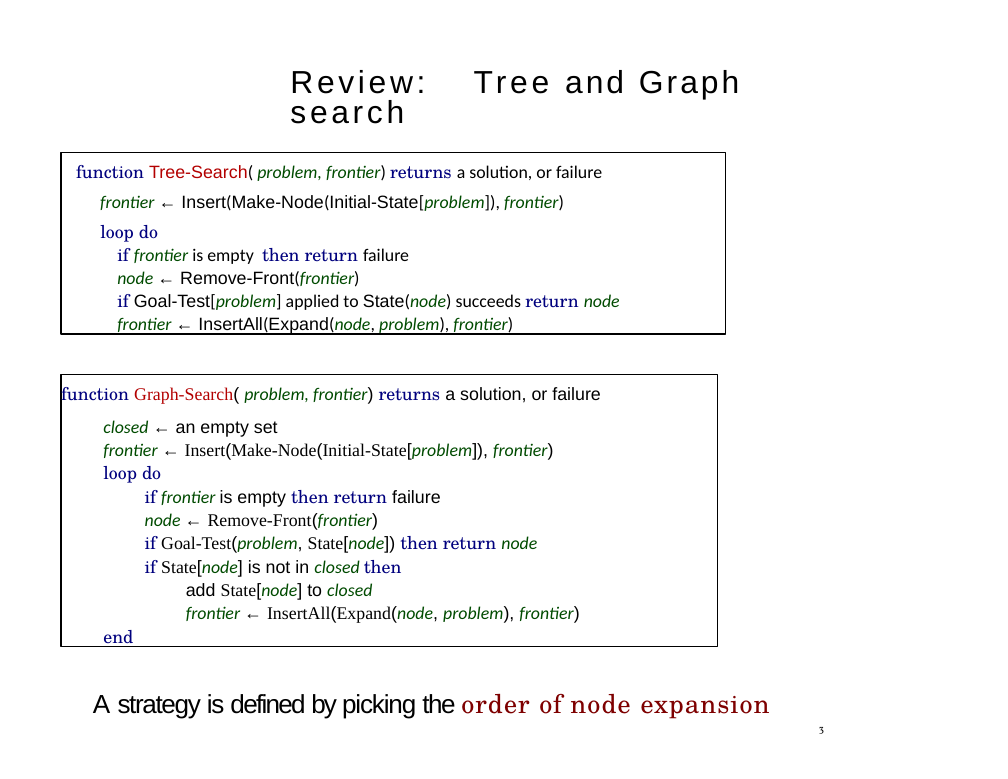
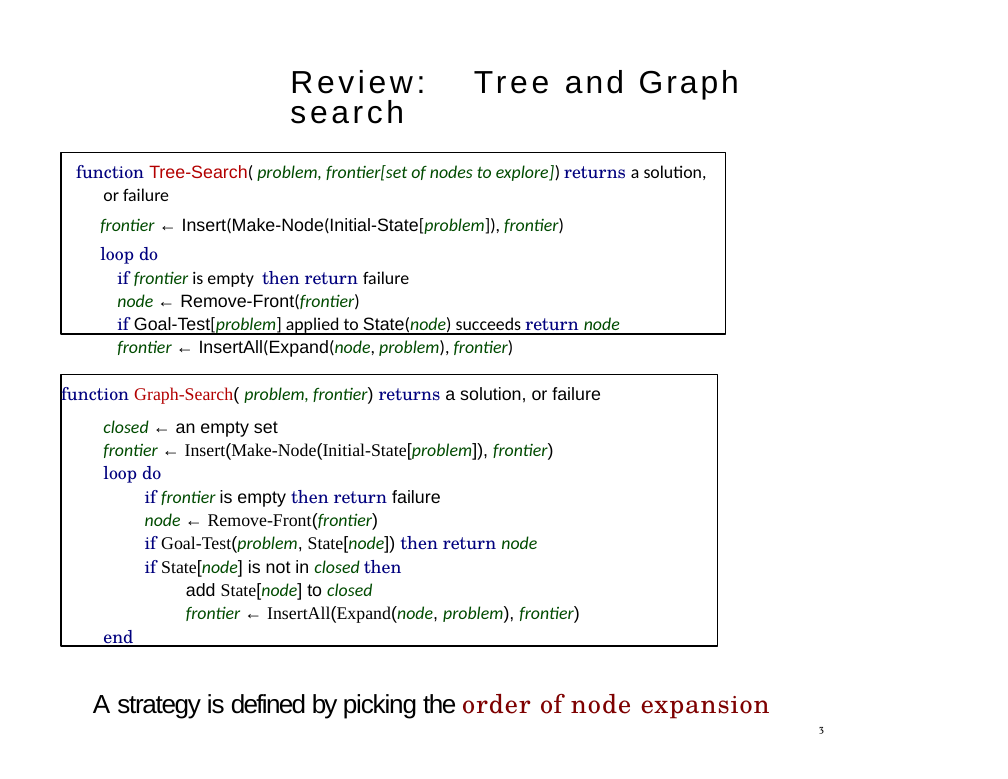
Before and after one commit to tdhock/2023-08-artificial-intelligence, a slide deck: slide 3 of slides/chapter3.2.pptx. Drawn at 1008x779 pixels with LibreOffice and Linux fonts; fonts in the diff are those of the drawing. Boxes give left, top, right and bottom in pixels: in the first picture for what was removed or moved away, otherwise in the second. Text is boxed around its words. In the diff, an @@ line names an element or a change of style, - is before the commit and + after.

```diff
--- a/slides/chapter3.2.pptx
+++ b/slides/chapter3.2.pptx
@@ text in rectangle at [76,165,707,201]: text changed; text colour #000000 to #004B00 @@
-function Tree-Search( problem, frontier) returns a solution, or failure
+function Tree-Search( problem, frontier[set of nodes to explore]) returns a solution, or failure
@@ text "A strategy is defined by ..." at [93,693,770,719]: letter spacing -1.4 to -1.3 pt in "defined"; letter spacing -1.6 to -1.5 pt in "by" @@
```
Also in this commit, not shown: 17 other slides changed, 3 other files.
